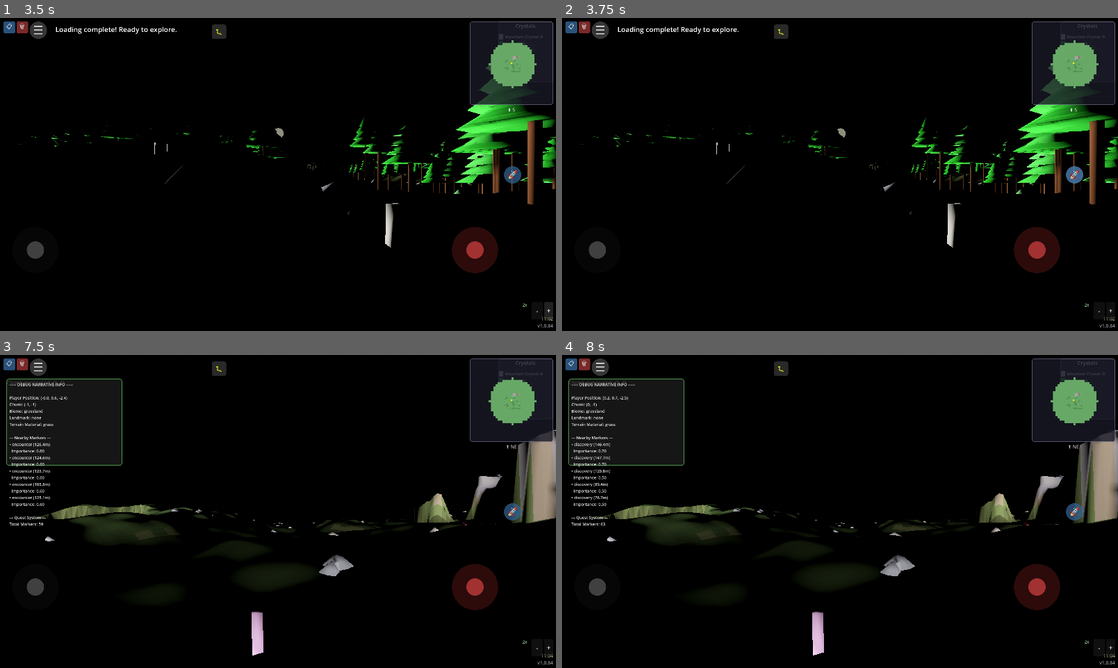
Above: before the commit, frames 1-4 (two rows, left to right).
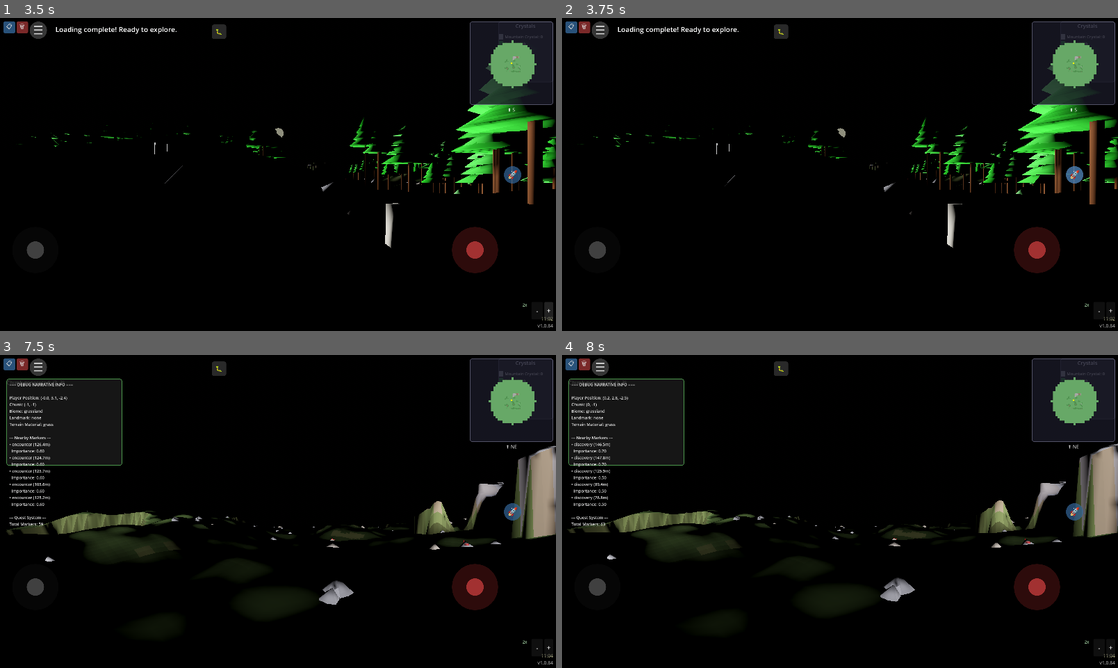
Above: after the commit, the same moments.

Repository: felix-dieterle/YouGame_godot4_public
Game: Godot game, scene res://scenes/main.tscn
The game is run twice, just before and just after one commit, with the same random seed, the same clock (stepped at 60 frames per second) and the same inputs.
Inputs (mouse positions are in pixels of both pictures, inside the frame that each line leads up to):
- Up to frame 1 (3.5 s): click "📋" at 0.5 s; click "🗑" at 1.25 s; click "-" at 2 s; click "+" at 2.75 s
- Up to frame 2 (3.75 s): click "🚀" at 3.5 s
- Up to frame 3 (7.5 s): click "☰" at 4.25 s; click "▶ Resume Game" at 5 s; click "🐛" at 5.75 s; tap Enter at 6.5 s; move the mouse to (400, 495) at 6.52 s; hold Right (ui_right) 6.53-7.25 s; hold Space (jetpack) 6.53-7.25 s; click (400, 495) at 6.67 s; drag from (166, 527) to (250, 574) at 7.27 s
- Up to frame 4 (8 s): no input

Frame 1 is identical in both runs. In frame 2, 0.2% of the frame differs, in the area x 6-100%, y 15-74%; in frame 3, 6.7%, in the area x 1-100%, y 13-96%; in frame 4, 6.3%.

Commit message:
Implement slow gliding when jetpack button is released
Co-authored-by: felix-dieterle <1490062+felix-dieterle@users.noreply.github.com>

Diff:
--- a/scripts/player.gd
+++ b/scripts/player.gd
@@ -8,6 +8,7 @@
 @export var move_speed: float = 5.0
 @export var rotation_speed: float = 3.0
 @export var jetpack_speed: float = 3.0  # Upward speed when using jetpack
+@export var glide_speed: float = 0.5  # Slow descent speed when gliding after jetpack release
 @export var camera_distance: float = 10.0
 @export var camera_height: float = 5.0
 @export var max_slope_angle: float = 30.0  # Maximum walkable slope in degrees
@@ -56,6 +57,10 @@
 # Crystal inventory - tracks collected crystals by type (initialized in _ready)
 var crystal_inventory: Dictionary = {}
 
+# Glide state - tracks if player was using jetpack and should now glide
+var is_gliding: bool = false
+var was_jetpack_active: bool = false
+
 func _ready() -> void:
     # Add to Player group so other systems can find this node
     add_to_group("Player")
@@ -104,11 +109,23 @@
     # Handle jetpack input - check both keyboard and mobile controls
     var jetpack_active = _is_jetpack_active()
 
-    # Apply jetpack upward movement
+    # Update glide state based on jetpack transitions
+    if jetpack_active:
+        is_gliding = false
+        was_jetpack_active = true
+    elif was_jetpack_active:
+        # Jetpack was just released - start gliding
+        is_gliding = true
+        was_jetpack_active = false
+
+    # Apply jetpack upward movement or gliding descent
     # Set velocity to jetpack speed for consistent ascent
     # (Game uses terrain snapping instead of gravity, so direct velocity setting is appropriate)
     if jetpack_active:
         velocity.y = jetpack_speed
+    elif is_gliding:
+        # Apply slow downward glide when jetpack is released
+        velocity.y = -glide_speed
 
     # Handle camera rotation from look joystick
     var look_input = Vector2.ZERO
@@ -237,15 +254,25 @@
         var bob_offset = sin(head_bob_time) * head_bob_amplitude
         camera.position.y = first_person_height + bob_offset
 
-    # Snap to terrain (only when jetpack is not active)
+    # Snap to terrain (only when jetpack is not active and not gliding)
     if world_manager:
         var target_height = world_manager.get_height_at_position(global_position)
         var water_depth = world_manager.get_water_depth_at_position(global_position)
 
-        # Only snap to terrain when jetpack is not active
-        if not _is_jetpack_active():
+        # Calculate the terrain level (accounting for water depth)
+        var terrain_level = target_height + 1.0 - water_depth
+
+        # Only snap to terrain when jetpack is not active and not gliding
+        if not _is_jetpack_active() and not is_gliding:
             # Sink into water (knee-deep means player height is reduced)
-            global_position.y = target_height + 1.0 - water_depth
+            global_position.y = terrain_level
+        elif is_gliding:
+            # Check if player has reached or gone below terrain level while gliding
+            if global_position.y <= terrain_level:
+                # Stop gliding and snap to terrain
+                is_gliding = false
+                global_position.y = terrain_level
+                velocity.y = 0.0
 
 func _input(event) -> void:
     # Camera view toggle
